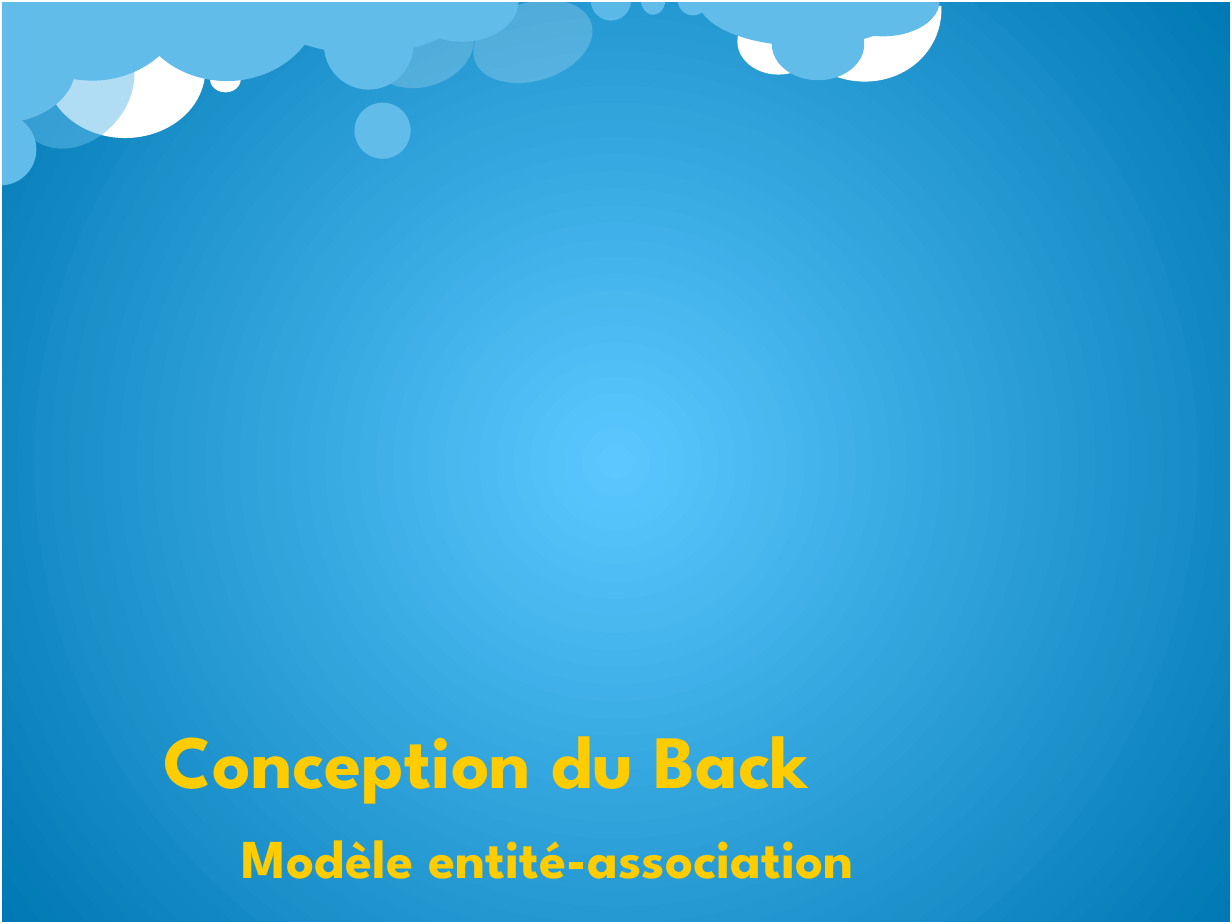
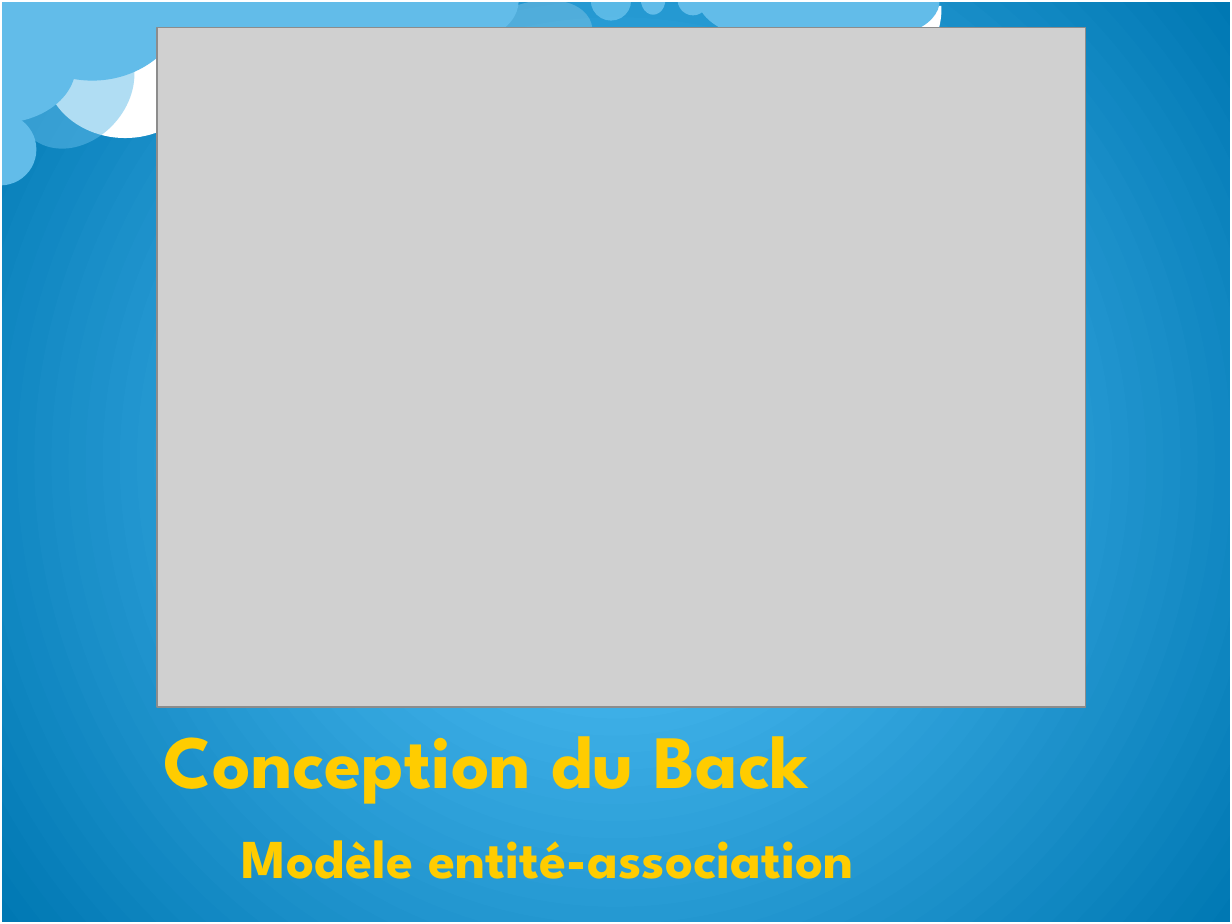
Before and after one commit to awaoulale/projetWeb, a slide deck: slide 3 of PPTprojetWEB.pptx. Drawn at 1232x924 pixels with LibreOffice and Linux fonts; fonts in the diff are those of the drawing; grey boxes stand for pictures; background and template pictures are left out. Boxes give left, top, right and bottom in pixels: in the first picture for what was removed or moved away, otherwise in the second. Text is boxed around its words. In the diff, an @@ line names an element or a change of style, - is before the commit and + after.

```diff
--- a/PPTprojetWEB.pptx
+++ b/PPTprojetWEB.pptx
@@ picture added at [156,27,1085,707] @@
@@ ellipse removed at [209,67,240,92] @@
@@ ellipse removed at [355,102,411,159] @@
```
Also in this commit, not shown: 6 other slides changed.
